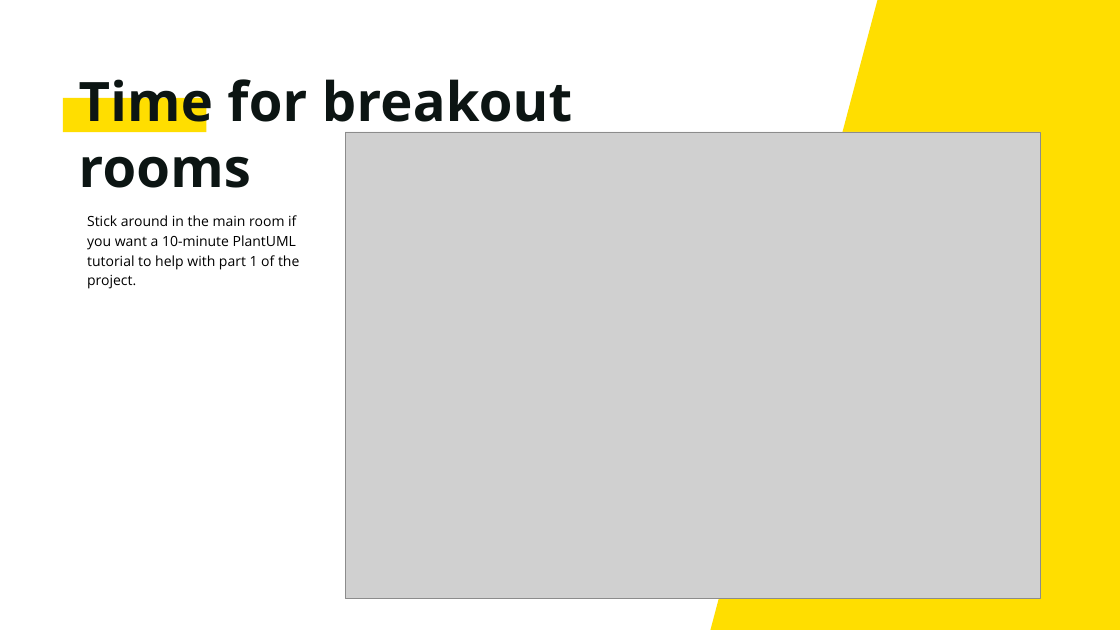
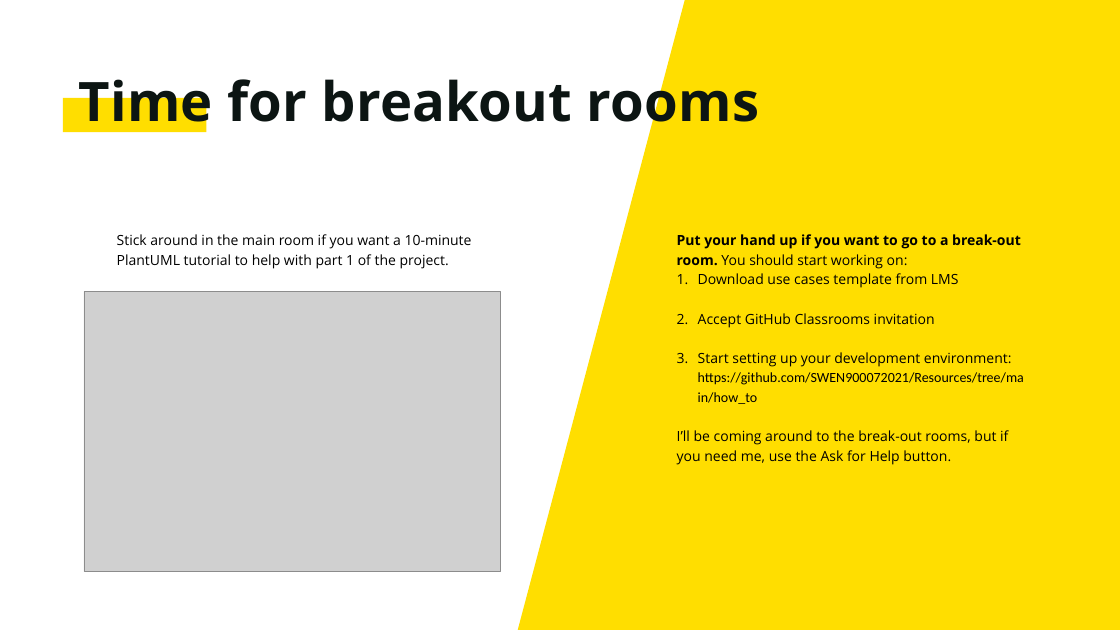
Before and after one commit to SWEN900072021/Resources, a slide deck: slide 7 of workshops/workshop_1/Slides.pptx. Drawn at 1120x630 pixels with LibreOffice and Linux fonts; fonts in the diff are those of the drawing; grey boxes stand for pictures. Boxes give left, top, right and bottom in pixels: in the first picture for what was removed or moved away, otherwise in the second. Text is boxed around its words. In the diff, an @@ line names an element or a change of style, - is before the commit and + after.

```diff
--- a/workshops/workshop_1/Slides.pptx
+++ b/workshops/workshop_1/Slides.pptx
@@ rectangle: place and size @@
-rectangle at (683,0,1120,630)
+rectangle at (489,0,1120,630)
@@ text "Time for breakout rooms" rewrapped from (79,71,572,188) to (79,71,759,136) @@
@@ text "Stick around in the main ..." rewrapped from (87,215,299,289) to (117,234,472,269) @@
@@ text added at (677,234,1024,465), 18 pt, text #000000 @@
+Put your hand up if you want to go to a break-out room. You should start working on:
+1. Download use cases template from LMS
+2. Accept GitHub Classrooms invitation
+3. Start setting up your development environment: https://github.com/SWEN900072021/Resources/tree/main/how_to
+I’ll be coming around to the break-out rooms, but if you need me, use the Ask for Help button.
@@ picture: place and size @@
-picture at (345,132,1040,599)
+picture at (84,292,501,572)
```
Also in this commit, not shown: 1 other slide changed.
